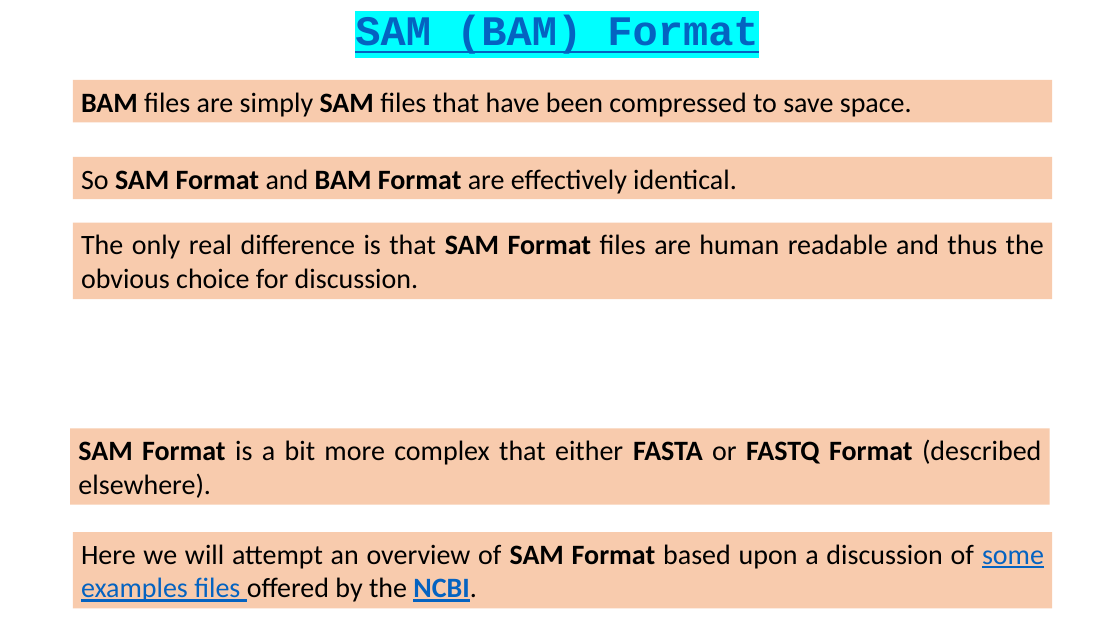
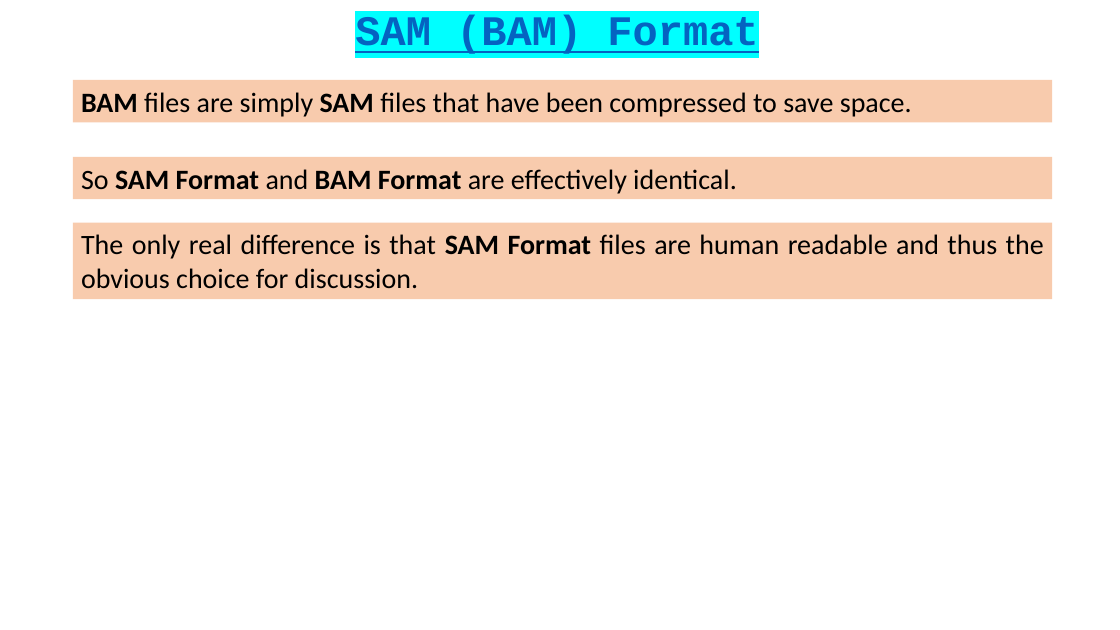
Before and after one commit to BioinformaticsTraining/Introduction-to-Bioinformatics, a slide deck: slide 3 of Flip Presentations/NGS_Intro/BAM_CIGAR/BAM_CIGAR.pptx (slide 2 before the commit). Drawn at 1120x630 pixels with LibreOffice and Linux fonts; fonts in the diff are those of the drawing. Boxes give left, top, right and bottom in pixels: in the first picture for what was removed or moved away, otherwise in the second. Text is boxed around its words. In the diff, an @@ line names an element or a change of style, - is before the commit and + after.

```diff
--- a/Flip Presentations/NGS_Intro/BAM_CIGAR/BAM_CIGAR.pptx
+++ b/Flip Presentations/NGS_Intro/BAM_CIGAR/BAM_CIGAR.pptx
@@ rectangle removed at [71,429,1050,505] @@
-SAM Format is a bit more complex that either FASTA or FASTQ Format (described elsewhere).
@@ rectangle removed at [73,532,1053,608] @@
-Here we will attempt an overview of SAM Format based upon a discussion of some examples files offered by the NCBI.
```
Also in this commit, not shown: 1 other slide changed, 1 slide added.
